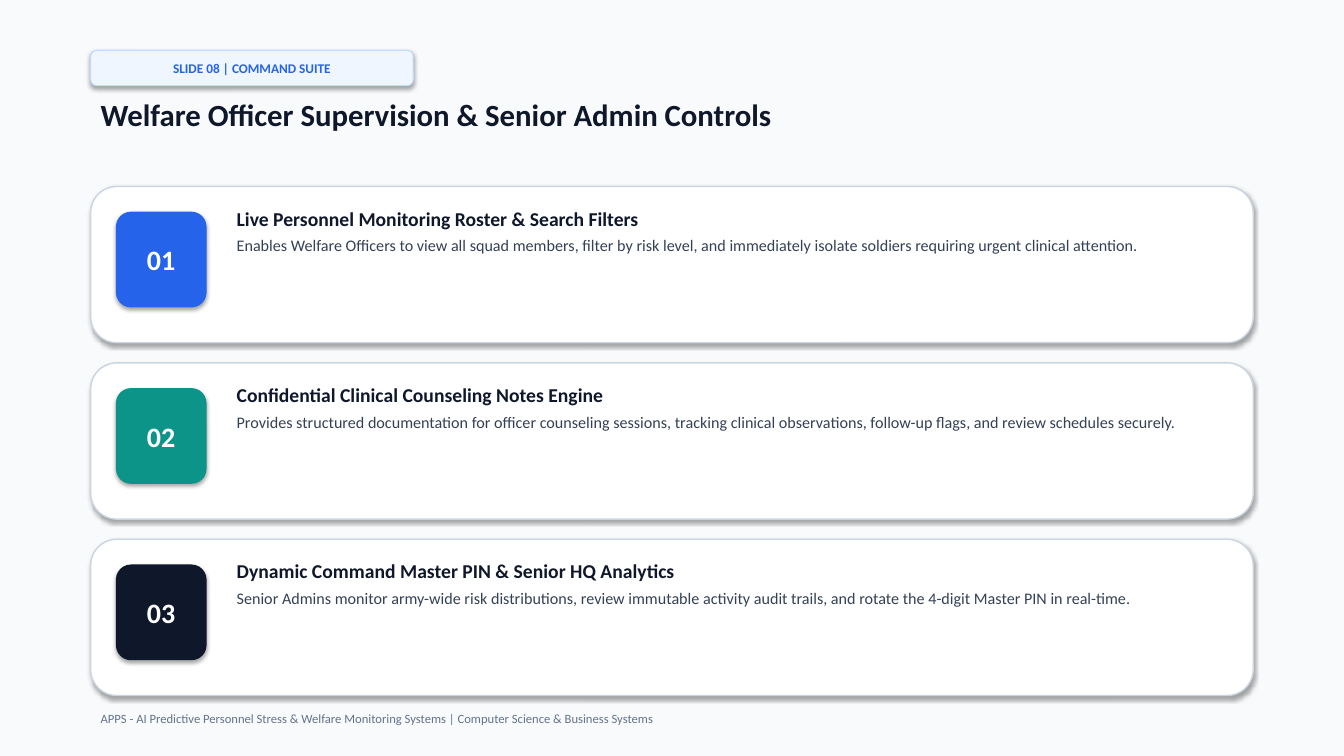
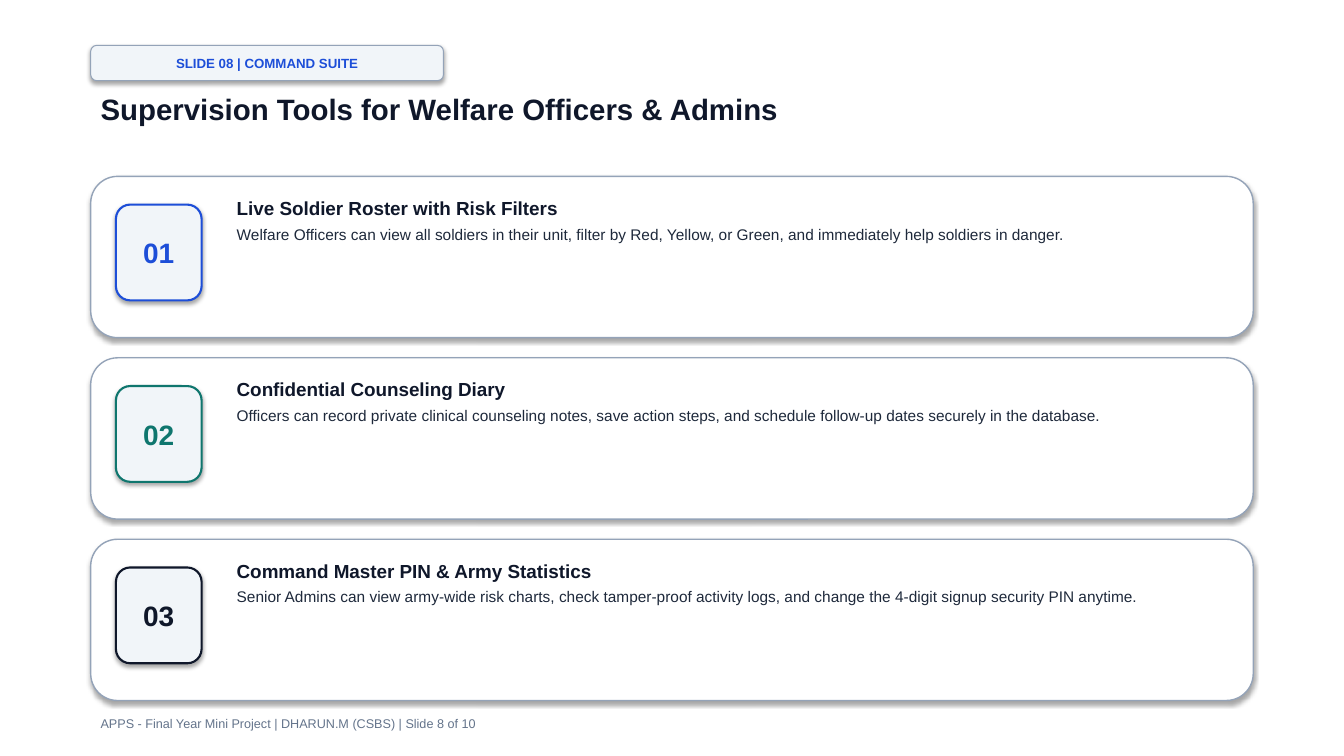
Before and after one commit to dharuntech275/APPS-, a slide deck: slide 8 of APPS_Mini_Project_Presentation.pptx. Drawn at 1344x756 pixels with LibreOffice and Linux fonts; fonts in the diff are those of the drawing. Boxes give left, top, right and bottom in pixels: in the first picture for what was removed or moved away, otherwise in the second. Text is boxed around its words. In the diff, an @@ line names an element or a change of style, - is before the commit and + after.

Commit message:
docs: update presentation with print-friendly clean white layout, simple English, and companion landscape printout PDF

```diff
--- a/APPS_Mini_Project_Presentation.pptx
+++ b/APPS_Mini_Project_Presentation.pptx
@@ rectangle at box(0, 0, 1344, 756): fill #F8FAFC to #FFFFFF @@
@@ rounded rectangle "SLIDE 08 | COMMAND SUITE": place and size @@
-rounded rectangle "SLIDE 08 | COMMAND SUITE" at box(91, 50, 413, 86)
+rounded rectangle "SLIDE 08 | COMMAND SUITE" at box(91, 45, 444, 81)
@@ rounded rectangle "SLIDE 08 | COMMAND SUITE" at box(91, 45, 444, 81): font Calibri to Arial, text colour #2563EB to #1D4ED8; fill #EFF6FF to #F1F5F9; outline #BFDBFE 0.75 pt to #94A3B8 0.75 pt @@
@@ text at box(101, 98, 778, 125): text changed; size 22 to 21 pt; font Calibri to Arial @@
-Welfare Officer Supervision & Senior Admin Controls
+Supervision Tools for Welfare Officers & Admins
@@ outline #CBD5E1 1 pt to #94A3B8 1 pt in 3 elements at box(91, 358, 1253, 519), box(91, 539, 1253, 701), box(91, 176, 1253, 338) @@
@@ rounded rectangle: place and size @@
-rounded rectangle at box(91, 187, 1253, 343)
+rounded rectangle at box(91, 176, 1253, 338)
@@ rounded rectangle "01": place and size @@
-rounded rectangle "01" at box(116, 212, 207, 308)
+rounded rectangle "01" at box(116, 205, 202, 300)
@@ rounded rectangle "01" at box(116, 205, 202, 300): font Calibri to Arial, text colour #FFFFFF to #1D4ED8; fill #2563EB to #F1F5F9; outline none to #1D4ED8 1.5 pt @@
@@ text at box(237, 201, 1063, 243): text changed; size 11.5 to 11 pt; font Calibri to Arial; text colour #334155 to #1E293B @@
-Live Personnel Monitoring Roster & Search Filters
-Enables Welfare Officers to view all squad members, filter by risk level, and immediately isolate soldiers requiring urgent clinical attention.
+Live Soldier Roster with Risk Filters
+Welfare Officers can view all soldiers in their unit, filter by Red, Yellow, or Green, and immediately help soldiers in danger.
@@ rounded rectangle: place and size @@
-rounded rectangle at box(91, 363, 1253, 519)
+rounded rectangle at box(91, 358, 1253, 519)
@@ rounded rectangle "02": place and size @@
-rounded rectangle "02" at box(116, 388, 207, 484)
+rounded rectangle "02" at box(116, 386, 202, 482)
@@ rounded rectangle "02" at box(116, 386, 202, 482): font Calibri to Arial, text colour #FFFFFF to #0F766E; fill #0D9488 to #F1F5F9; outline none to #0F766E 1.5 pt @@
@@ text at box(237, 382, 1100, 425): text changed; size 11.5 to 11 pt; font Calibri to Arial; text colour #334155 to #1E293B @@
-Confidential Clinical Counseling Notes Engine
-Provides structured documentation for officer counseling sessions, tracking clinical observations, follow-up flags, and review schedules securely.
+Confidential Counseling Diary
+Officers can record private clinical counseling notes, save action steps, and schedule follow-up dates securely in the database.
@@ rounded rectangle: place and size @@
-rounded rectangle at box(91, 539, 1253, 696)
+rounded rectangle at box(91, 539, 1253, 701)
@@ rounded rectangle "03": place and size @@
-rounded rectangle "03" at box(116, 565, 207, 660)
+rounded rectangle "03" at box(116, 568, 202, 663)
@@ rounded rectangle "03" at box(116, 568, 202, 663): font Calibri to Arial, text colour #FFFFFF to #0F172A; fill #0F172A to #F1F5F9; outline none to #0F172A 1.5 pt @@
@@ text at box(237, 564, 1136, 605): text changed; size 11.5 to 11 pt; font Calibri to Arial; text colour #334155 to #1E293B @@
-Dynamic Command Master PIN & Senior HQ Analytics
-Senior Admins monitor army-wide risk distributions, review immutable activity audit trails, and rotate the 4-digit Master PIN in real-time.
+Command Master PIN & Army Statistics
+Senior Admins can view army-wide risk charts, check tamper-proof activity logs, and change the 4-digit signup security PIN anytime.
@@ text at box(101, 719, 476, 731): text changed; font Calibri to Arial @@
-APPS - AI Predictive Personnel Stress & Welfare Monitoring Systems | Computer Science & Business Systems
+APPS - Final Year Mini Project | DHARUN.M (CSBS) | Slide 8 of 10
```
Also in this commit, not shown: 9 other slides changed, 3 other files.
